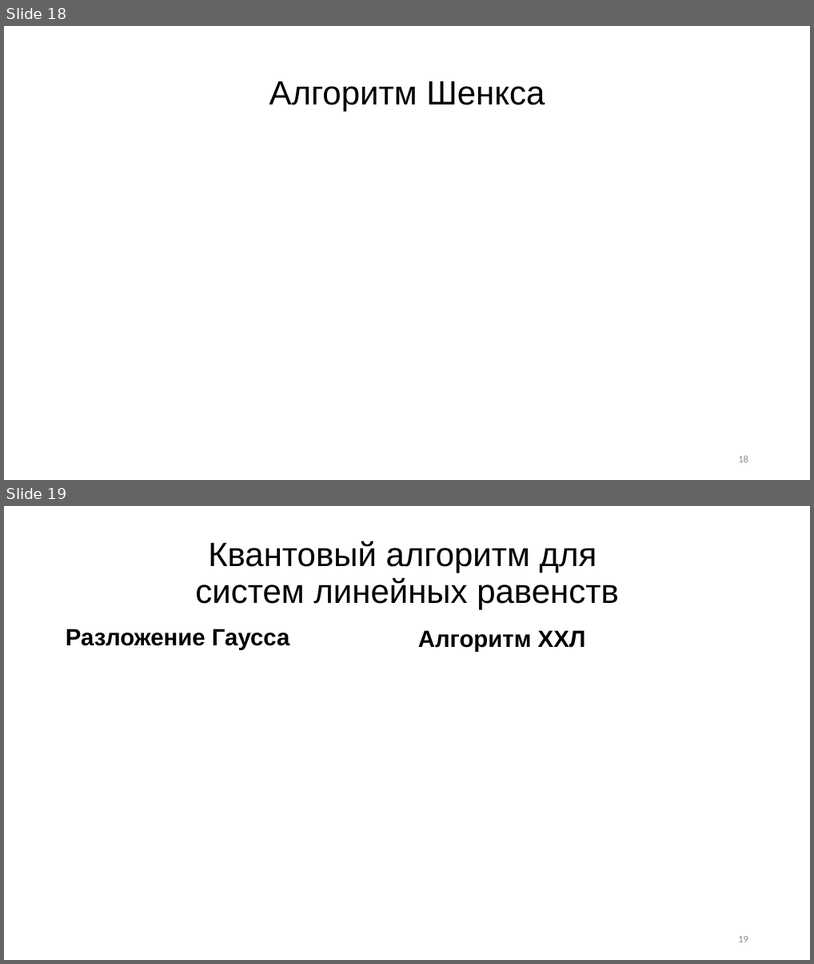
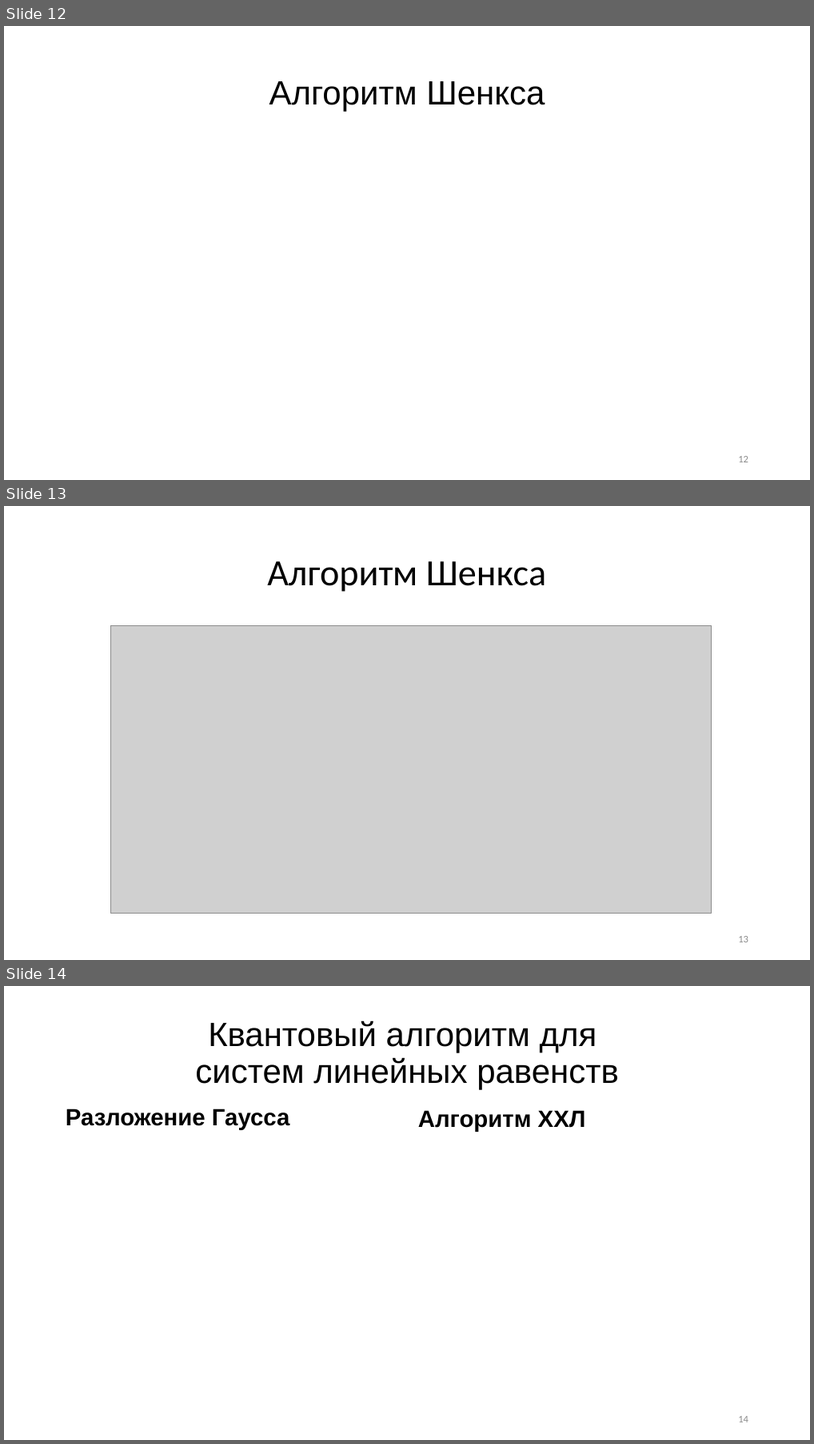
Before and after one commit to R0manych/Diploma2019, a slide deck: Черниговских 2к 14гр.pptx. Shown one above the other, each under a label of ours: slides 18 and 19 before the commit, slides 12, 13 and 14 after it. The pictures are 814x964 and 814x1444 pixels, drawn with LibreOffice and Linux fonts; fonts in the diff are those of the drawing; grey boxes stand for pictures. Boxes give left, top, right and bottom in pixels: in the first picture for what was removed or moved away, otherwise in the second. Text is boxed around its words. In the diff, an @@ line names an element or a change of style, - is before the commit and + after.

```diff
--- a/Черниговских 2к 14гр.pptx
+++ b/Черниговских 2к 14гр.pptx
@@ slide 13 added at (4, 506, 810, 960), background #DEDEDE @@
@@ title added at (267, 561, 546, 592), 44 pt, text #2C2C2C @@
+Алгоритм Шенкса
@@ picture added at (110, 626, 712, 913) @@
@@ page number added at (738, 936, 749, 942), 12 pt, text #8F8F8F @@
+13
@@ what was slide 18 is now slide 12 @@
@@ page number at (738, 456, 749, 462): text changed @@
-18
+12
@@ what was slide 19 is now slide 14 @@
@@ page number at (738, 1416, 749, 1422): text changed @@
-19
+14
```
Also in this commit, not shown: 1 slide changed, 4 other slides added, 8 slides removed, 4 other files.
